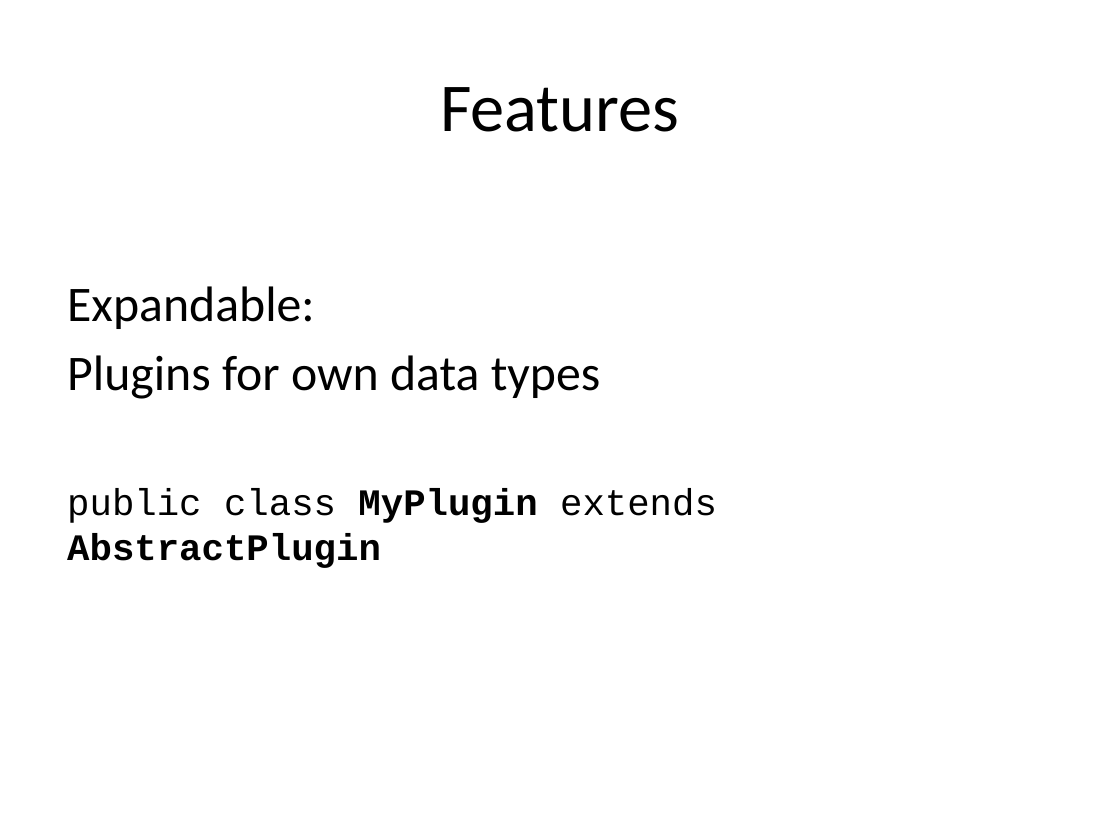
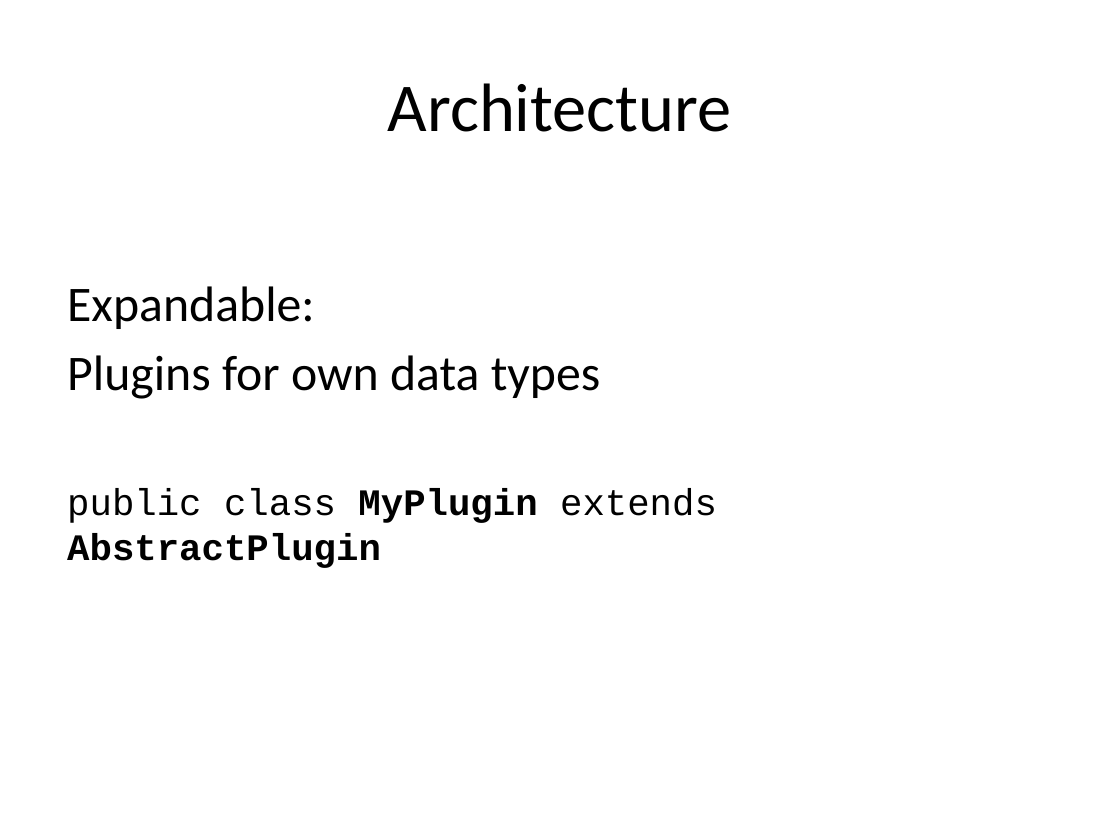
Before and after one commit to CedricReichenbach/DoodleDebug, a slide deck: slide 3 of presentations/Demo DoodleDebug Jan-2011.pptx (slide 7 before the commit). Drawn at 1120x840 pixels with LibreOffice and Linux fonts; fonts in the diff are those of the drawing. Boxes give left, top, right and bottom in pixels: in the first picture for what was removed or moved away, otherwise in the second. Text is boxed around its words. In the diff, an @@ line names an element or a change of style, - is before the commit and + after.

```diff
--- a/presentations/Demo DoodleDebug Jan-2011.pptx
+++ b/presentations/Demo DoodleDebug Jan-2011.pptx
@@ title at box(388, 83, 732, 132): text changed @@
-Features
+Architecture
```
Also in this commit, not shown: 2 other slides changed, 4 slides removed, 9 other files.
